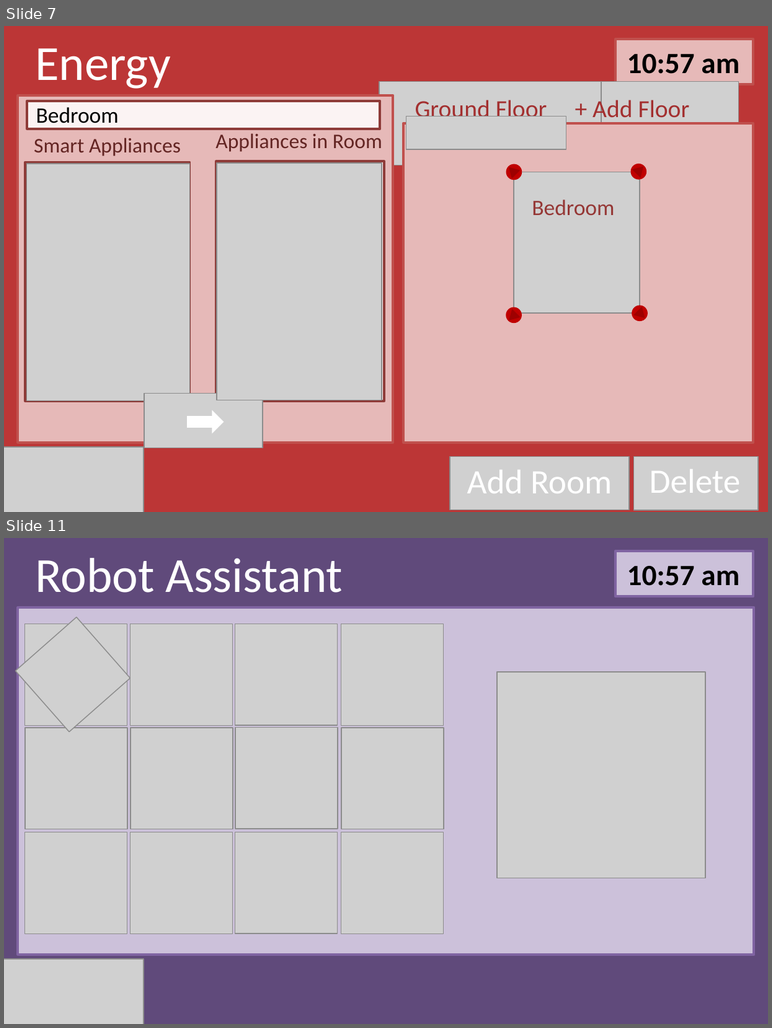
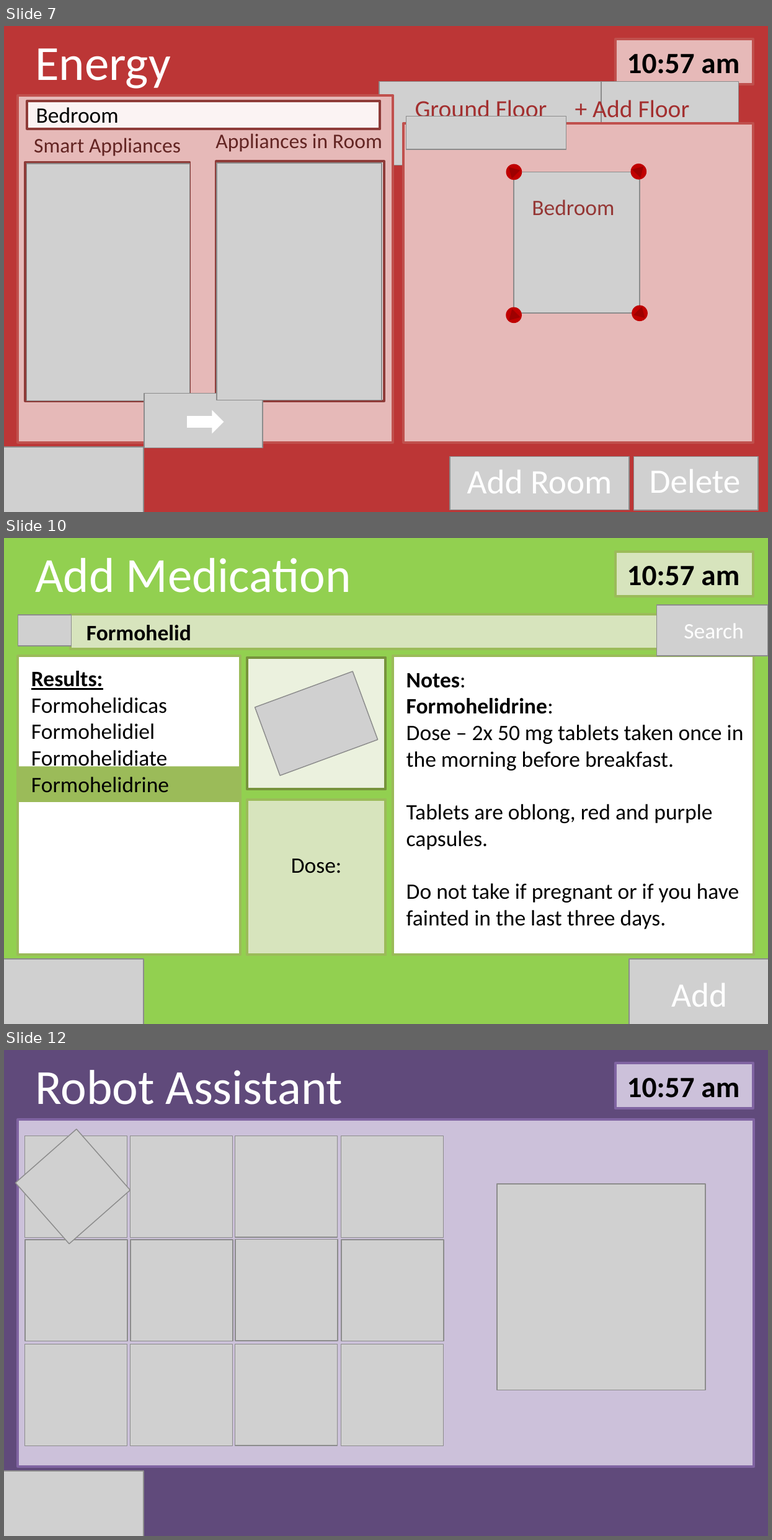
Before and after one commit to Gordo851/Design, a slide deck: story_board.pptx. Shown one above the other, each under a label of ours: slides 7 and 11 before the commit, slides 7, 10 and 12 after it; the slides between them are not shown. The pictures are 772x1028 and 772x1540 pixels, drawn with LibreOffice and Linux fonts; fonts in the diff are those of the drawing; grey boxes stand for pictures. Boxes give left, top, right and bottom in pixels: in the first picture for what was removed or moved away, otherwise in the second. Text is boxed around its words. In the diff, an @@ line names an element or a change of style, - is before the commit and + after.

```diff
--- a/story_board.pptx
+++ b/story_board.pptx
@@ slide 10 added at <box>4,538,768,1024</box>, background #92D050 @@
@@ rectangle added at <box>615,552,754,596</box>, fill #D7E4BD, outline #9BBB59 2 pt @@
@@ text added at <box>35,558,351,593</box>, 40 pt, text #FFFFFF @@
+Add Medication
@@ text added at <box>627,566,739,586</box>, 24 pt, text #000000, bold @@
+10:57 am
@@ picture added at <box>657,605,768,656</box> @@
@@ picture added at <box>18,615,72,646</box> @@
@@ rectangle added at <box>70,615,664,649</box>, fill #D7E4BD, outline #9BBB59 2 pt @@
@@ text added at <box>86,625,191,641</box>, 18 pt, text #000000, bold @@
+Formohelid
@@ text added at <box>684,624,744,638</box>, 18 pt, text #FFFFFF @@
+Search
@@ rectangle added at <box>18,656,240,955</box>, fill #FFFFFF, outline #9BBB59 2 pt @@
@@ rectangle added at <box>248,658,386,790</box>, fill #EBF1DE, outline #77933C 2 pt @@
@@ rectangle added at <box>393,656,754,955</box>, fill #FFFFFF, outline #9BBB59 2 pt @@
@@ text added at <box>31,671,169,793</box>, 18 pt, text #000000 @@
+Results:
+Formohelidicas
+Formohelidiel
+Formohelidiate
+Formohelidrine
@@ picture added at <box>255,671,378,775</box> @@
@@ text added at <box>406,673,744,929</box>, 18 pt, text #000000 @@
+Notes:
+Formohelidrine:
+Dose – 2x 50 mg tablets taken once in the morning before breakfast.
+Tablets are oblong, red and purple capsules.
+Do not take if pregnant or if you have fainted in the last three days.
@@ rectangle added at <box>18,766,240,802</box>, fill #9BBB59 @@
@@ rectangle added at <box>248,800,386,955</box>, fill #D7E4BD, outline #9BBB59 2 pt, 18 pt, text #000000 @@
+Dose:
@@ picture added at <box>4,959,144,1024</box> @@
@@ picture added at <box>630,959,768,1024</box> @@
@@ text added at <box>671,983,727,1007</box>, 28 pt, text #FFFFFF @@
+Add
@@ what was slide 11 is now slide 12 @@
```
Also in this commit, not shown: 5 slides changed.
